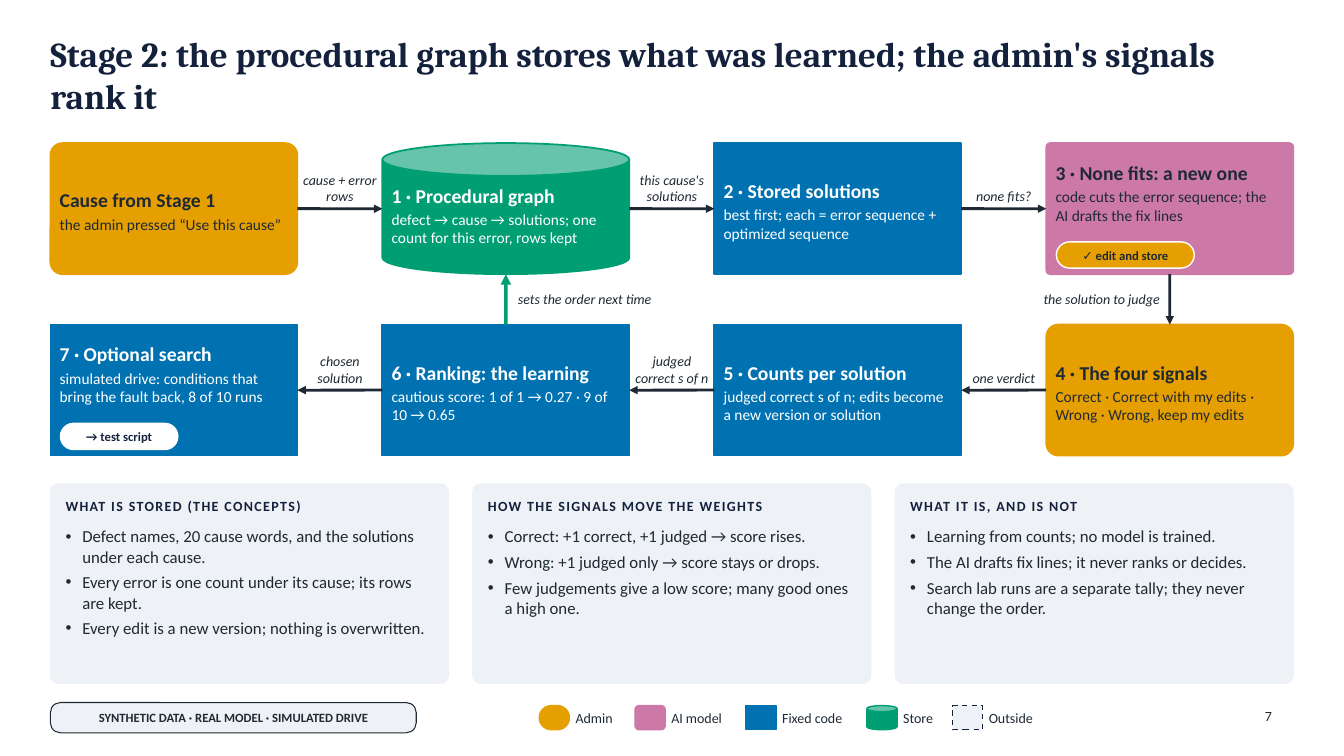
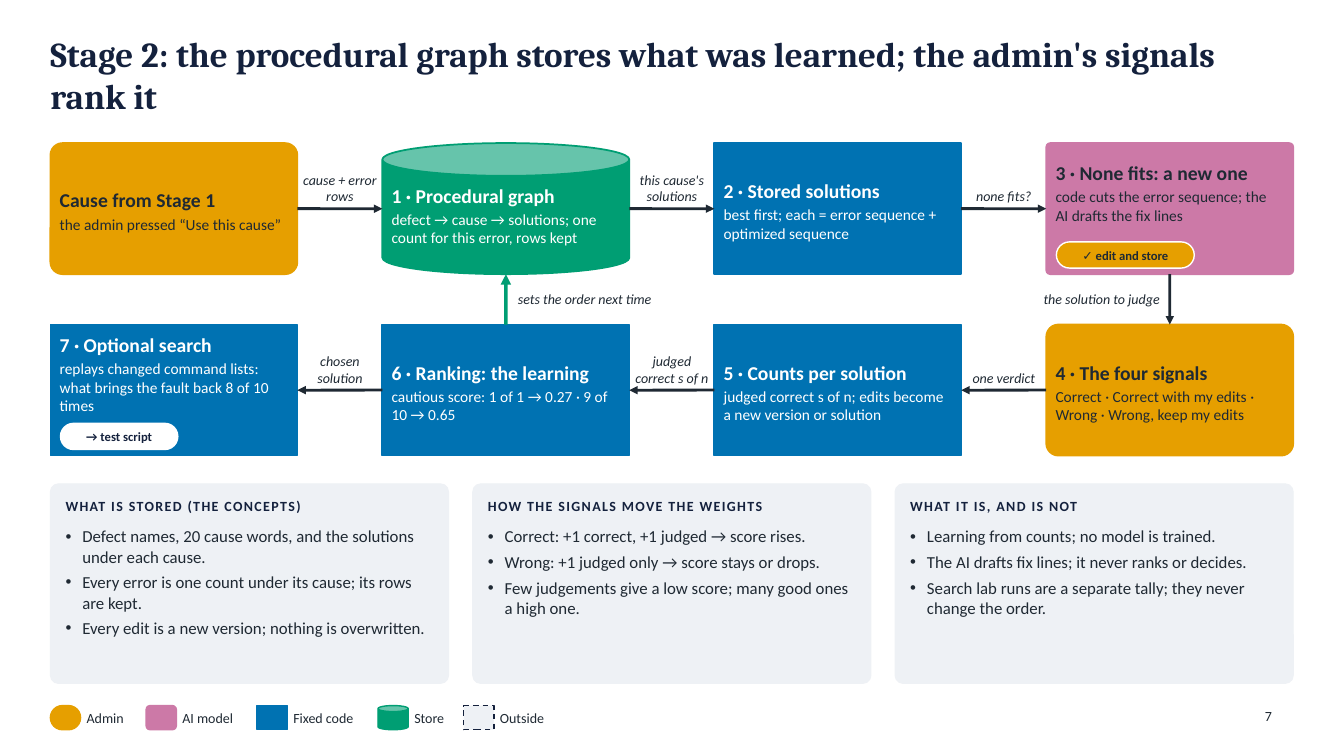
Before and after one commit to Gangasagarhl/Tempororay, a slide deck: slide 7 of Field_to_Test_Loop_architecture_families_stages_tests.pptx. Drawn at 1344x756 pixels with LibreOffice and Linux fonts; fonts in the diff are those of the drawing. Boxes give left, top, right and bottom in pixels: in the first picture for what was removed or moved away, otherwise in the second. Text is boxed around its words. In the diff, an @@ line names an element or a change of style, - is before the commit and + after.

Commit message:
Deck: remove the data and status tags; plain wording on every slide

```diff
--- a/Field_to_Test_Loop_architecture_families_stages_tests.pptx
+++ b/Field_to_Test_Loop_architecture_families_stages_tests.pptx
@@ text at [60,363,269,411]: text changed @@
-simulated drive: conditions that bring the fault back, 8 of 10 runs
+replays changed command lists: what brings the fault back 8 of 10 times
@@ rounded rectangle: place and size @@
-rounded rectangle at [50,703,416,733]
+rounded rectangle at [50,706,81,730]
@@ rounded rectangle at [50,706,81,730]: fill #EEF1F5 to #E69F00; outline #1F2933 0.75 pt to #E69F00 1 pt; proportions changed @@
@@ text removed at [99,713,368,722] @@
-SYNTHETIC DATA · REAL MODEL · SIMULATED DRIVE
@@ rounded rectangle: place and size @@
-rounded rectangle at [539,706,570,730]
+rounded rectangle at [146,706,176,730]
@@ rounded rectangle at [146,706,176,730]: fill #E69F00 to #CC79A7; outline #E69F00 1 pt to #CC79A7 1 pt; proportions changed @@
@@ 5 texts, 2 rectangles, 1 cylinder: place and size @@
-5 texts, 2 rectangles, 1 cylinder at [576,706,1033,730]
+5 texts, 2 rectangles, 1 cylinder at [87,706,544,730]
@@ rounded rectangle removed at [635,706,665,730] @@
```
Also in this commit, not shown: 8 other slides changed, 1 other file.
